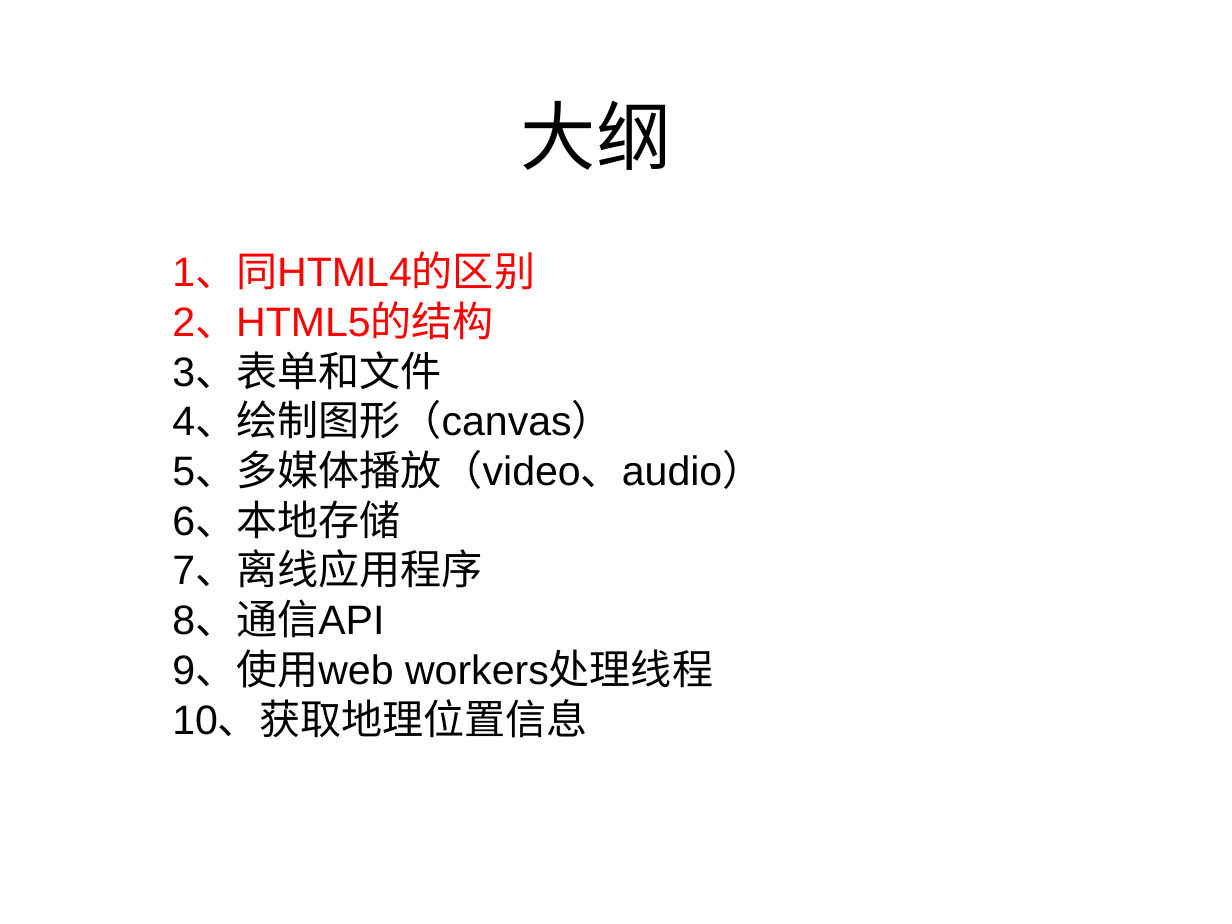
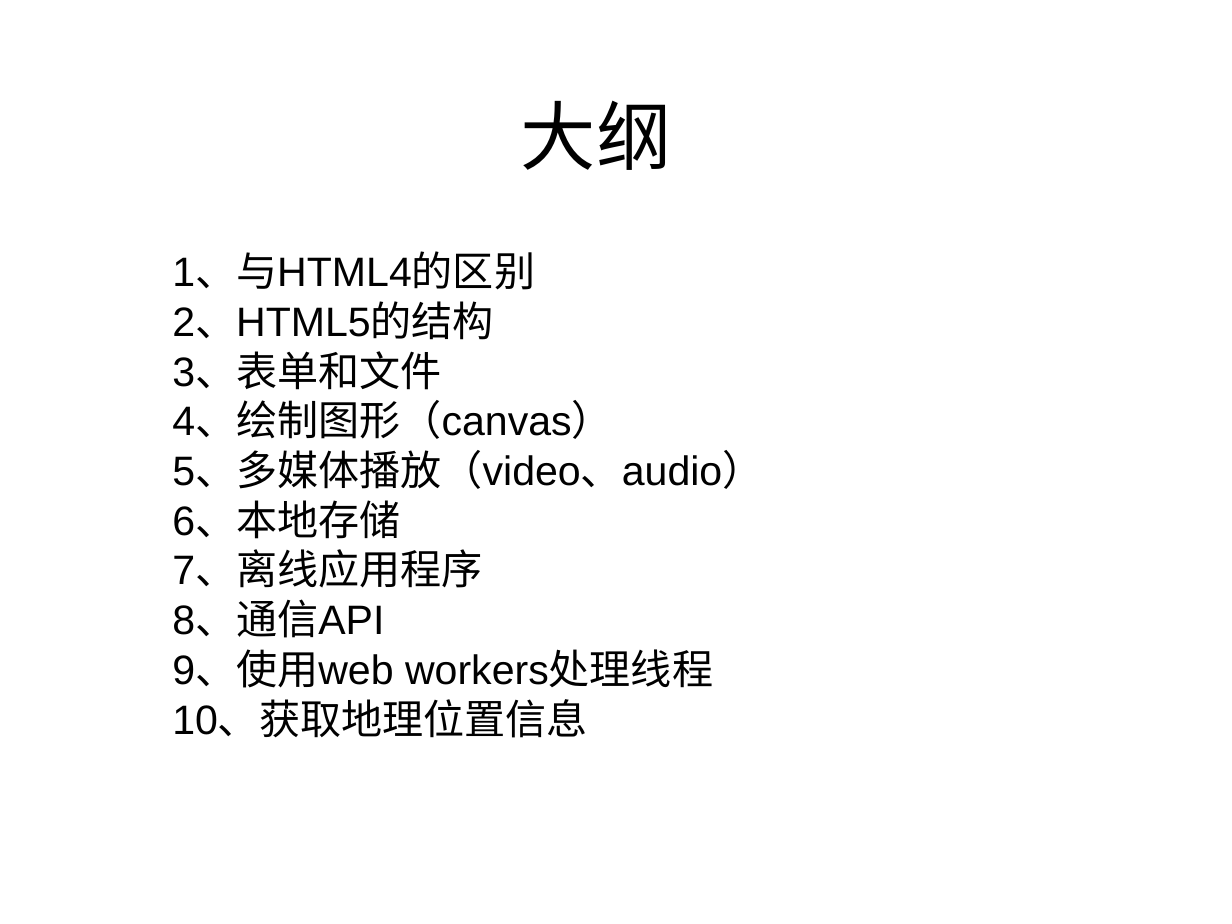
Before and after one commit to testuser2213/tom-wang-manual, a slide deck: slide 2 of manual/html5&css3/html5与css3权威指南/关于HTML5的分享/关于HTML5的分享.ppt. Drawn at 1232x924 pixels with LibreOffice and Linux fonts; fonts in the diff are those of the drawing. Boxes give left, top, right and bottom in pixels: in the first picture for what was removed or moved away, otherwise in the second. Text is boxed around its words. In the diff, an @@ line names an element or a change of style, - is before the commit and + after.

```diff
--- a/manual/html5&css3/html5与css3权威指南/关于HTML5的分享/关于HTML5的分享.ppt
+++ b/manual/html5&css3/html5与css3权威指南/关于HTML5的分享/关于HTML5的分享.ppt
@@ subtitle at (172,253,535,290): text changed; text colour #FF0000 to #000000 @@
-1、同HTML4的区别
+1、与HTML4的区别
@@ subtitle at (172,303,494,340): text colour #FF0000 to #000000 in "2、HTML5的结构" @@
```
Also in this commit, not shown: 3 other slides changed, 5 slides added, 7 other files.
